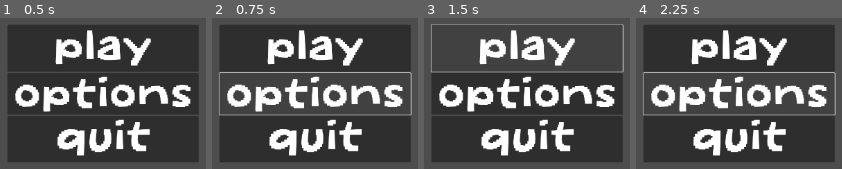
Above: before the commit, frames 1-4 (left to right).
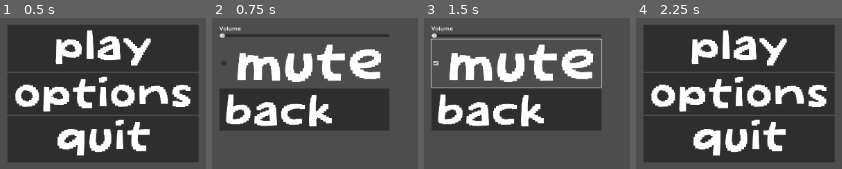
Above: after the commit, the same moments.

Repository: AC350144/FullyHacks2025
Game: Godot game, scene res://scenes/scene_switcher.tscn
Same seed, same stepped clock (60 frames per second), same inputs: the game is played once before the commit and once after it.
Inputs (mouse positions are in pixels of both pictures, inside the frame that each line leads up to):
- Up to frame 1 (0.5 s): no input
- Up to frame 2 (0.75 s): click (315, 93) at 0.5 s
- Up to frame 3 (1.5 s): click (516, 63) at 1.27 s
- Up to frame 4 (2.25 s): click (728, 110) at 2.02 s

Frame 1 is identical in both runs. In frame 2, 61% of the frame differs, in the area x 3-98%, y 4-96%; in frame 3, 52%; in frame 4, 1.6%.
Error before the commit: Attempt to call function 'instantiate' in base 'null instance' on a null instance. (res://scripts/scene_switcher.gd:22)

Commit message:
options menu functions

Diff:
--- /dev/null
+++ b/scenes/button.gd
@@ -0,0 +1 @@
+extends Button
--- /dev/null
+++ b/scenes/options.tscn
@@ -0,0 +1,53 @@
+[gd_scene load_steps=5 format=3 uid="uid://ddhwwtdifq4b3"]
+
+[ext_resource type="Script" uid="uid://565w1cd32x72" path="res://scripts/main_menu.gd" id="1_kv8mn"]
+[ext_resource type="Texture2D" uid="uid://dcl3f66vm5p36" path="res://Assets/menu_buttons/back.png" id="2_2iy26"]
+[ext_resource type="Texture2D" uid="uid://umqagynsl4r0" path="res://Assets/menu_buttons/mute.png" id="2_kv8mn"]
+[ext_resource type="Script" uid="uid://b0c4ylyaa384y" path="res://scenes/button.gd" id="2_yjkok"]
+
+[node name="Options" type="Control"]
+layout_mode = 3
+anchors_preset = 15
+anchor_right = 1.0
+anchor_bottom = 1.0
+offset_top = 450.0
+offset_right = -1026.0
+offset_bottom = -57.0
+grow_horizontal = 2
+grow_vertical = 2
+scale = Vector2(1.5, 1.275)
+script = ExtResource("1_kv8mn")
+
+[node name="MarginContainer" type="MarginContainer" parent="."]
+layout_mode = 0
+offset_left = 12.0
+offset_top = -9.0
+offset_right = 82.0
+offset_bottom = 92.0
+scale = Vector2(0.35, 0.35)
+
+[node name="VBoxContainer" type="VBoxContainer" parent="MarginContainer"]
+layout_mode = 2
+
+[node name="Label" type="Label" parent="MarginContainer/VBoxContainer"]
+layout_mode = 2
+text = "Volume"
+
+[node name="Volume" type="HSlider" parent="MarginContainer/VBoxContainer"]
+layout_mode = 2
+
+[node name="Mute" type="CheckBox" parent="MarginContainer/VBoxContainer"]
+layout_mode = 2
+icon = ExtResource("2_kv8mn")
+icon_alignment = 1
+
+[node name="Back_Button" type="Button" parent="MarginContainer/VBoxContainer"]
+layout_mode = 2
+icon = ExtResource("2_2iy26")
+script = ExtResource("2_yjkok")
+
+[node name="AudioStreamPlayer" type="AudioStreamPlayer" parent="."]
+
+[connection signal="value_changed" from="MarginContainer/VBoxContainer/Volume" to="." method="_on_volume_value_changed"]
+[connection signal="toggled" from="MarginContainer/VBoxContainer/Mute" to="." method="_on_mute_toggled"]
+[connection signal="pressed" from="MarginContainer/VBoxContainer/Back_Button" to="." method="_on_back_button_pressed"]
--- a/scripts/main_menu.gd
+++ b/scripts/main_menu.gd
@@ -8,10 +8,11 @@
 	emit_signal("planet_changed", planet_name + "_play") #options will be + "_options"
 	#get_tree().change_scene_to_file("game_scene_here")
 
-
 func _on_options_pressed() -> void:
-	pass # Replace with function body.
-
+	get_tree().change_scene_to_file("res://scenes/options.tscn")
 
 func _on_quit_pressed() -> void:
 	get_tree().quit()
+
+func _on_back_button_pressed() -> void:
+	get_tree().change_scene_to_file("res://scenes/main_menu.tscn")
--- /dev/null
+++ b/scripts/options.gd
@@ -0,0 +1,11 @@
+extends Control
+#OPTIONS
+func _on_volume_value_changed(value):
+	AudioServer.set_bus_volume_db(0, value)
+
+func _on_mute_toggled(toggle_on: bool):
+	var music_bus = AudioServer.get_bus_index("Master")
+	AudioServer.set_bus_mute(music_bus, toggle_on)
+
+func _on_back_button_pressed() -> void:
+	pass # Replace with function body.
Binary file added: Assets/menu_buttons/back.png
Not shown, added: Assets/menu_buttons/back.png.import
Binary file added: Assets/menu_buttons/mute.png
Not shown, changed: Assets/menu_buttons/mute.png.import
Binary file added: Assets/menu_buttons/volume.png
Not shown, added: Assets/menu_buttons/volume.png.import
Not shown, added: scenes/button.gd.uid
Not shown, added: scripts/options.gd.uid
Binary file removed: scripts/play.png
